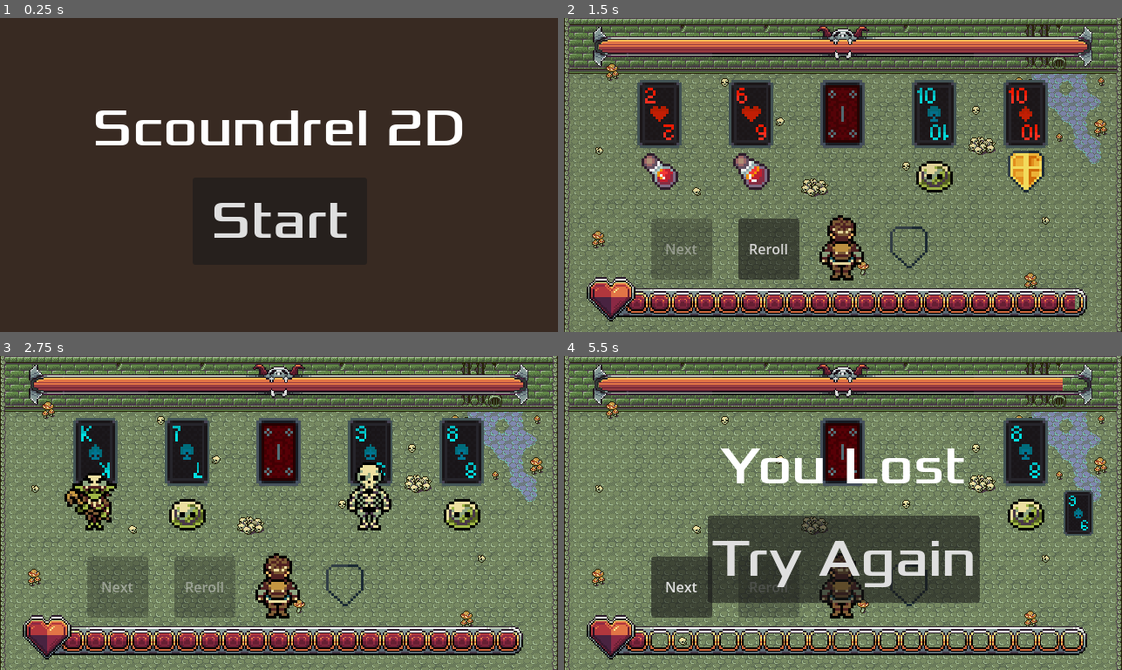
Above: before the commit, frames 1-4 (two rows, left to right).
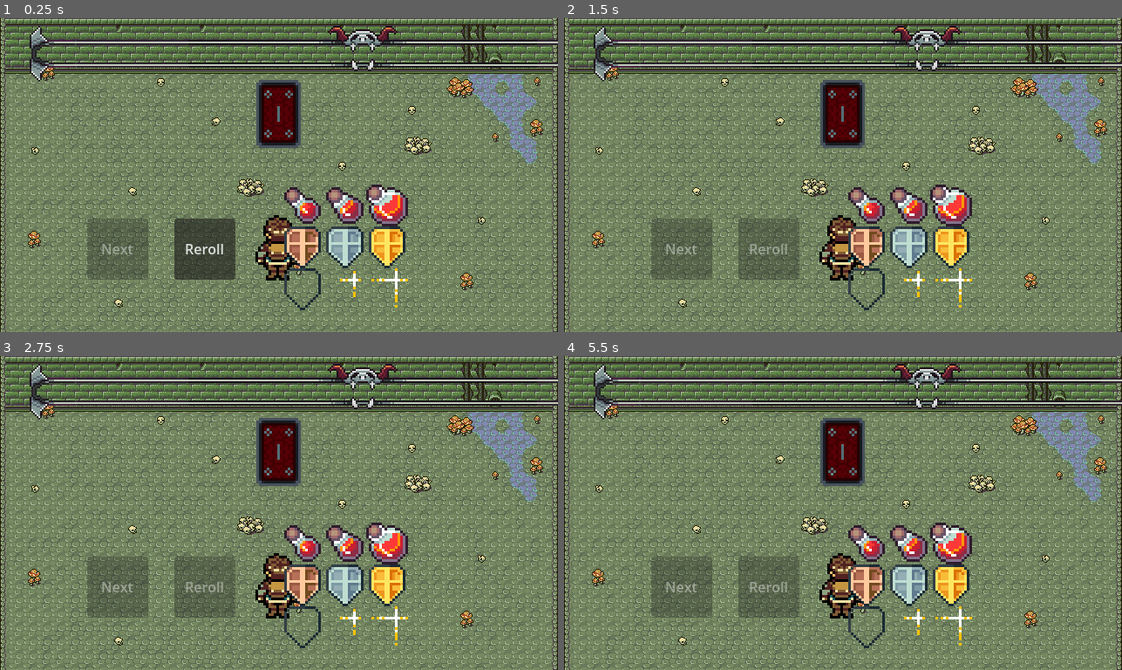
Above: after the commit, the same moments.

Repository: Linkseyes/Scoundrel2d
Game: Godot game, scene res://scenes/Main.tscn
Two runs of this game, one before a commit and one after it. Both use one fixed random seed, a clock stepped at 60 frames per second and the inputs below.
Inputs (mouse positions are in pixels of both pictures, inside the frame that each line leads up to):
- Up to frame 1 (0.25 s): no input
- Up to frame 2 (1.5 s): click (843, 222) at 0.5 s, where only the run before the commit has a clickable "Start"; click "Reroll" at 1.25 s
- Up to frame 3 (2.75 s): click (206, 588) at 2 s, where only the run before the commit has a clickable "Reroll"
- Up to frame 4 (5.5 s): tap Enter at 2.75 s; move the mouse to (843, 453) at 2.77 s; click (843, 453) at 2.85 s; tap Space at 3.5 s; move the mouse to (658, 453) at 3.52 s; click (658, 453) at 3.6 s; move the mouse to (753, 453) at 4.27 s; click (753, 453) at 4.35 s; move the mouse to (932, 453) at 5.02 s; click (932, 453) at 5.1 s

The runs differ from the first frame. In frame 1, 98% of the frame differs, in the area x 0-100%, y 0-100%; in frame 2, 31%; in frame 3, 30%; in frame 4, 34%.
Error after the commit: Invalid access to property or key 'deck' on a base object of type 'Nil'. (res://scripts/deck/playing_deck.gd:25)

Commit message:
Minor visual changes to the healthbars (unfinished)

Diff:
--- a/resources/hero_hp_bar.tres
+++ b/resources/hero_hp_bar.tres
@@ -4,4 +4,4 @@
 
 [resource]
 atlas = ExtResource("1_8imrx")
-region = Rect2(28, 1967, 295, 9)
+region = Rect2(28, 1967, 263, 9)
--- a/scenes/Deck.tscn
+++ b/scenes/Deck.tscn
@@ -34,7 +34,6 @@
 script = ExtResource("4_4nk3w")
 
 [node name="CanvasLayer" type="CanvasLayer" parent="." unique_id=1166048472]
-visible = false
 
 [node name="DeckHealthBar" type="TextureProgressBar" parent="CanvasLayer" unique_id=30363823]
 texture_filter = 1
@@ -46,7 +45,7 @@
 offset_right = 96.0
 offset_bottom = 41.0
 grow_horizontal = 2
-scale = Vector2(1.5, 1.5)
+scale = Vector2(2, 2)
 max_value = 208.0
 texture_under = SubResource("AtlasTexture_lk6u7")
 texture_progress = SubResource("AtlasTexture_l3jxq")
--- a/scenes/Main.tscn
+++ b/scenes/Main.tscn
@@ -85,6 +85,7 @@
 armor_monster_card_offset = 10
 
 [node name="Start" parent="." unique_id=1168856909 instance=ExtResource("7_nxtc6")]
+visible = false
 
 [node name="world" type="Node" parent="." unique_id=696306895]
 
--- a/scenes/Player.tscn
+++ b/scenes/Player.tscn
@@ -8,7 +8,7 @@
 
 [sub_resource type="AtlasTexture" id="AtlasTexture_qu4a1"]
 atlas = ExtResource("4_mdl7e")
-region = Rect2(0, 1920, 336, 32)
+region = Rect2(0, 1920, 291, 32)
 
 [node name="Player" type="Node2D" unique_id=1441293395]
 scale = Vector2(2.5, 2.5)
@@ -39,16 +39,17 @@
 anchor_top = 1.0
 anchor_right = 0.5
 anchor_bottom = 1.0
-offset_left = -119.0
-offset_top = -29.600006
-offset_right = 176.00003
-offset_bottom = -20.600006
+offset_left = -66.0
+offset_top = -20.0
+offset_right = 197.0
+offset_bottom = -11.0
 grow_horizontal = 2
 grow_vertical = 0
-scale = Vector2(1.75, 1.79)
+scale = Vector2(2, 2.046)
 pivot_offset = Vector2(168, 16)
 max_value = 20.0
 step = 0.0
+value = 20.0
 texture_progress = ExtResource("3_3li8b")
 
 [node name="HeroHealthBar" type="TextureProgressBar" parent="CanvasLayer" unique_id=844059055]
@@ -58,14 +59,14 @@
 anchor_top = 1.0
 anchor_right = 0.5
 anchor_bottom = 1.0
-offset_left = -167.99995
-offset_top = -56.0
-offset_right = 168.00006
-offset_bottom = -24.0
+offset_left = -145.0
+offset_top = -51.0
+offset_right = 146.0
+offset_bottom = -19.0
 grow_horizontal = 2
 grow_vertical = 0
-scale = Vector2(1.75, 1.75)
-pivot_offset = Vector2(168, 16)
+scale = Vector2(2, 2)
+pivot_offset = Vector2(145.5, 16)
 max_value = 20.0
 step = 0.0
 texture_under = SubResource("AtlasTexture_qu4a1")
Binary file changed: assets/art/gui/heart_counter-Sheet.png
